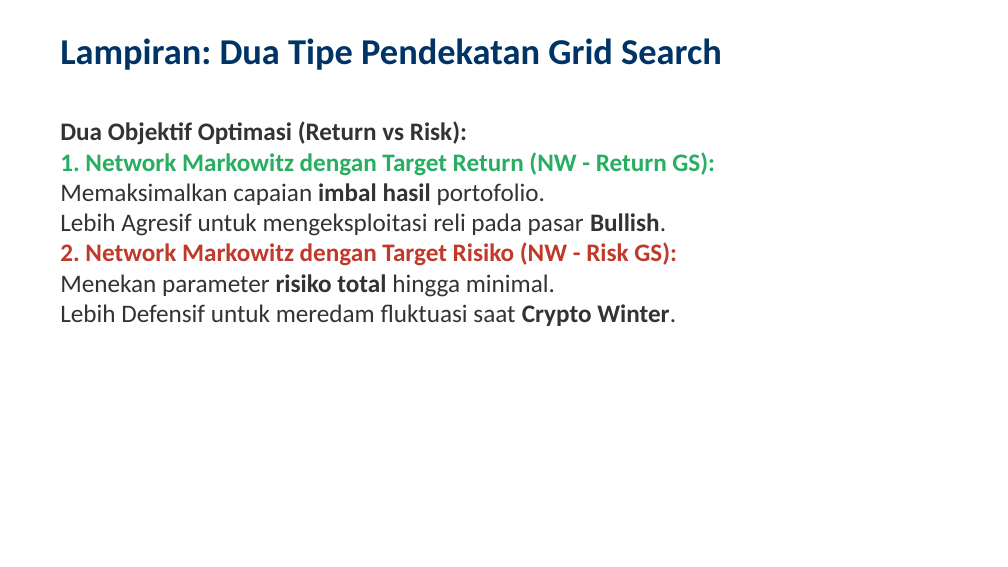
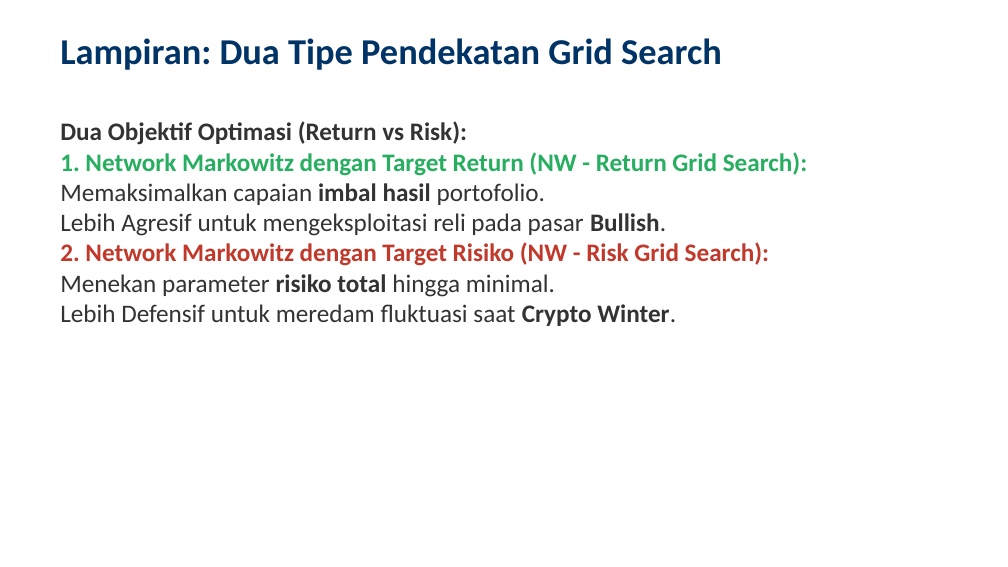
Before and after one commit to ragilrojo/RepoThesis, a slide deck: slide 30 of Presentasi_Proposal_Update.pptx (slide 28 before the commit). Drawn at 1008x567 pixels with LibreOffice and Linux fonts; fonts in the diff are those of the drawing. Boxes give left, top, right and bottom in pixels: in the first picture for what was removed or moved away, otherwise in the second. Text is boxed around its words. In the diff, an @@ line names an element or a change of style, - is before the commit and + after.

Commit message:
feat: add numerical example of pearson correlation and classical markowitz to presentation

```diff
--- a/Presentasi_Proposal_Update.pptx
+++ b/Presentasi_Proposal_Update.pptx
@@ text at (60, 152, 807, 176): text changed @@
-1. Network Markowitz dengan Target Return (NW - Return GS):
+1. Network Markowitz dengan Target Return (NW - Return Grid Search):
@@ text at (60, 242, 769, 266): text changed @@
-2. Network Markowitz dengan Target Risiko (NW - Risk GS):
+2. Network Markowitz dengan Target Risiko (NW - Risk Grid Search):
```
Also in this commit, not shown: 16 other slides changed, 2 slides added, 2 other files.
